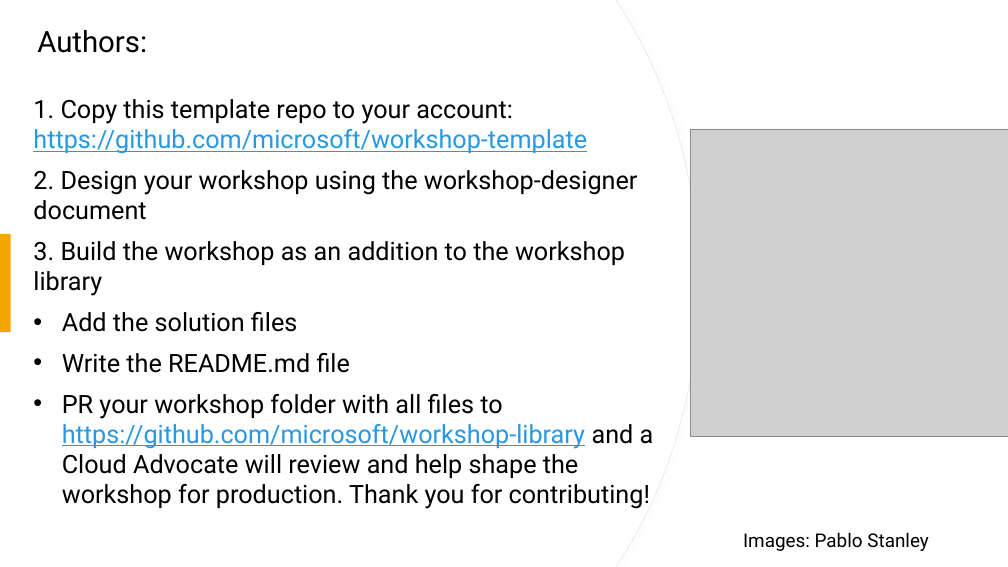
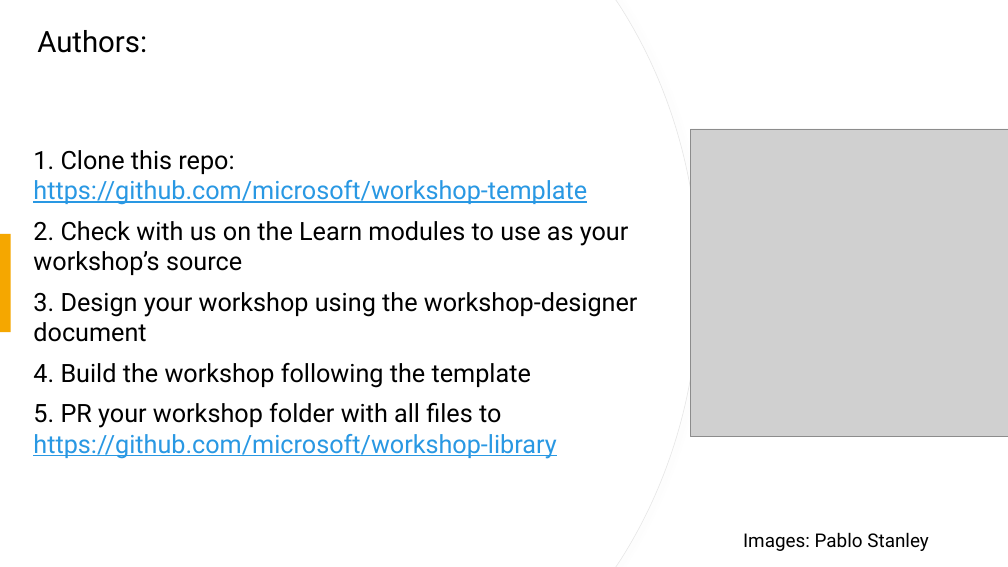
Before and after one commit to microsoft/workshop-template, a slide deck: slide 8 of presentation.pptx. Drawn at 1008x567 pixels with LibreOffice and Linux fonts; fonts in the diff are those of the drawing; grey boxes stand for pictures. Boxes give left, top, right and bottom in pixels: in the first picture for what was removed or moved away, otherwise in the second. Text is boxed around its words. In the diff, an @@ line names an element or a change of style, - is before the commit and + after.

Commit message:
slides update

```diff
--- a/presentation.pptx
+++ b/presentation.pptx
@@ subtitle at (x1=33, y1=150, x2=638, y2=459): text changed @@
-1. Copy this template repo to your account: https://github.com/microsoft/workshop-template
-2. Design your workshop using the workshop-designer document
-3. Build the workshop as an addition to the workshop library
-• Add the solution files
-• Write the README.md file
-• PR your workshop folder with all files to https://github.com/microsoft/workshop-library and a Cloud Advocate will review and help shape the workshop for production. Thank you for contributing!
+1. Clone this repo: https://github.com/microsoft/workshop-template
+2. Check with us on the Learn modules to use as your workshop’s source
+3. Design your workshop using the workshop-designer document
+4. Build the workshop following the template
+5. PR your workshop folder with all files to https://github.com/microsoft/workshop-library
```
Also in this commit, not shown: 3 other slides changed.
